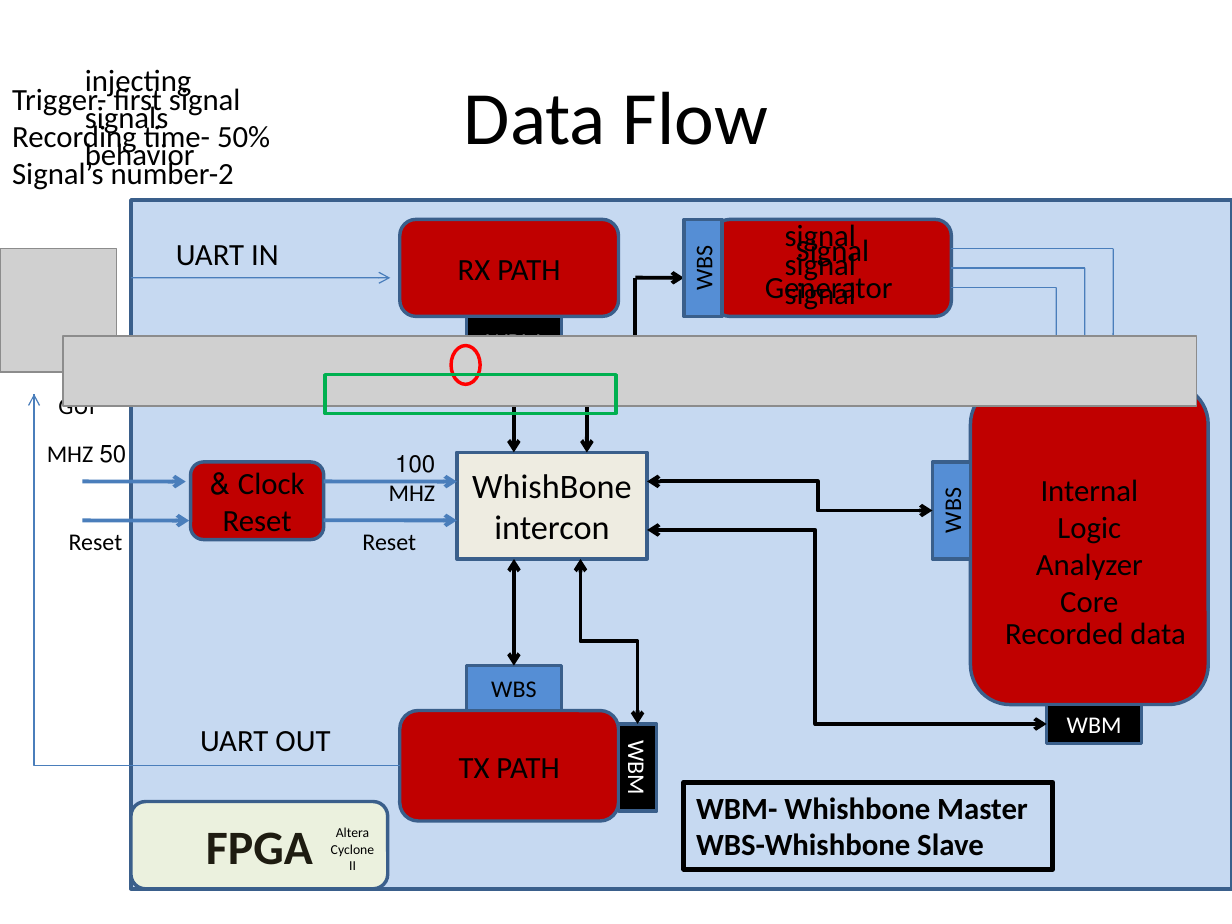
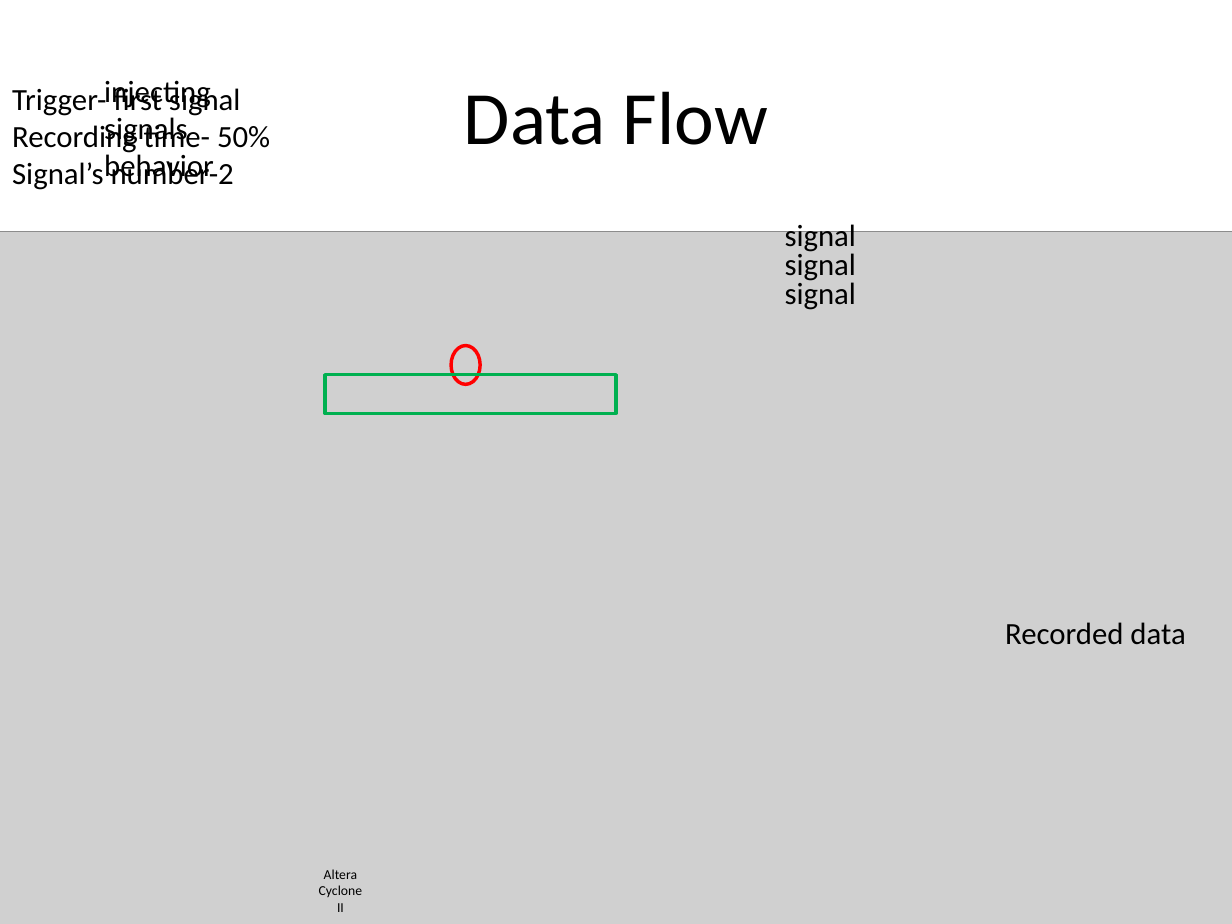
Before and after one commit to battellino/moran-zvika-project, a slide deck: slide 11 of presentation/FinalB/finalB.pptx. Drawn at 1232x924 pixels with LibreOffice and Linux fonts; fonts in the diff are those of the drawing; grey boxes stand for pictures; background and template pictures are left out. Boxes give left, top, right and bottom in pixels: in the first picture for what was removed or moved away, otherwise in the second. Text is boxed around its words. In the diff, an @@ line names an element or a change of style, - is before the commit and + after.

```diff
--- a/presentation/FinalB/finalB.pptx
+++ b/presentation/FinalB/finalB.pptx
@@ text "injecting signals behavior": place and size @@
-text "injecting signals behavior" at bbox=[85, 69, 195, 173]
+text "injecting signals behavior" at bbox=[104, 80, 214, 184]
@@ picture added at bbox=[0, 232, 1232, 924] @@
@@ picture removed at bbox=[63, 336, 1196, 407] @@
@@ group removed at bbox=[0, 200, 1232, 890]: 11 arrows, 9 rectangles, 7 texts, 6 rounded rectangles, 5 elbow double arrows, 3 lines, 2 elbow lines, 1 picture @@
-UART IN
-RX PATH
-WBM
-WhishBone
-intercon
-Signal
-Generator
-Internal
-Logic
-Analyzer
-Core
-WBM
-WBS
-TX PATH
-WBM
-WBS
-UART OUT
-Clock &
-Reset
-100 MHZ
-Reset
-50 MHZ
-GUI
-FPGA
-Reset
-WBS
-WBM- Whishbone Master
-WBS-Whishbone Slave
@@ text "Altera Cyclone II": place and size @@
-text "Altera Cyclone II" at bbox=[331, 827, 375, 870]
+text "Altera Cyclone II" at bbox=[319, 869, 363, 912]
```
Also in this commit, not shown: 15 other slides changed, 2 slides added, 1 slide removed.
